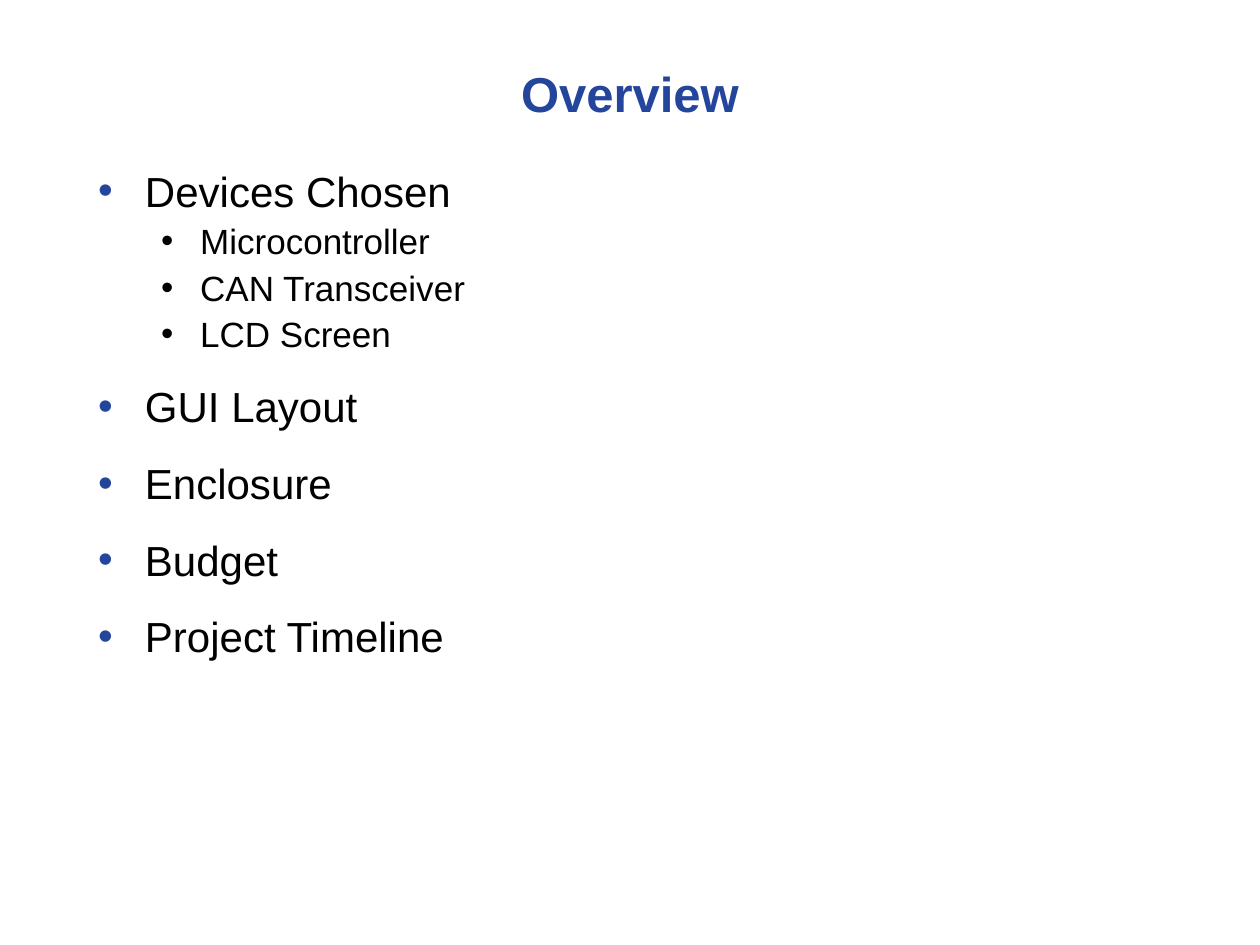
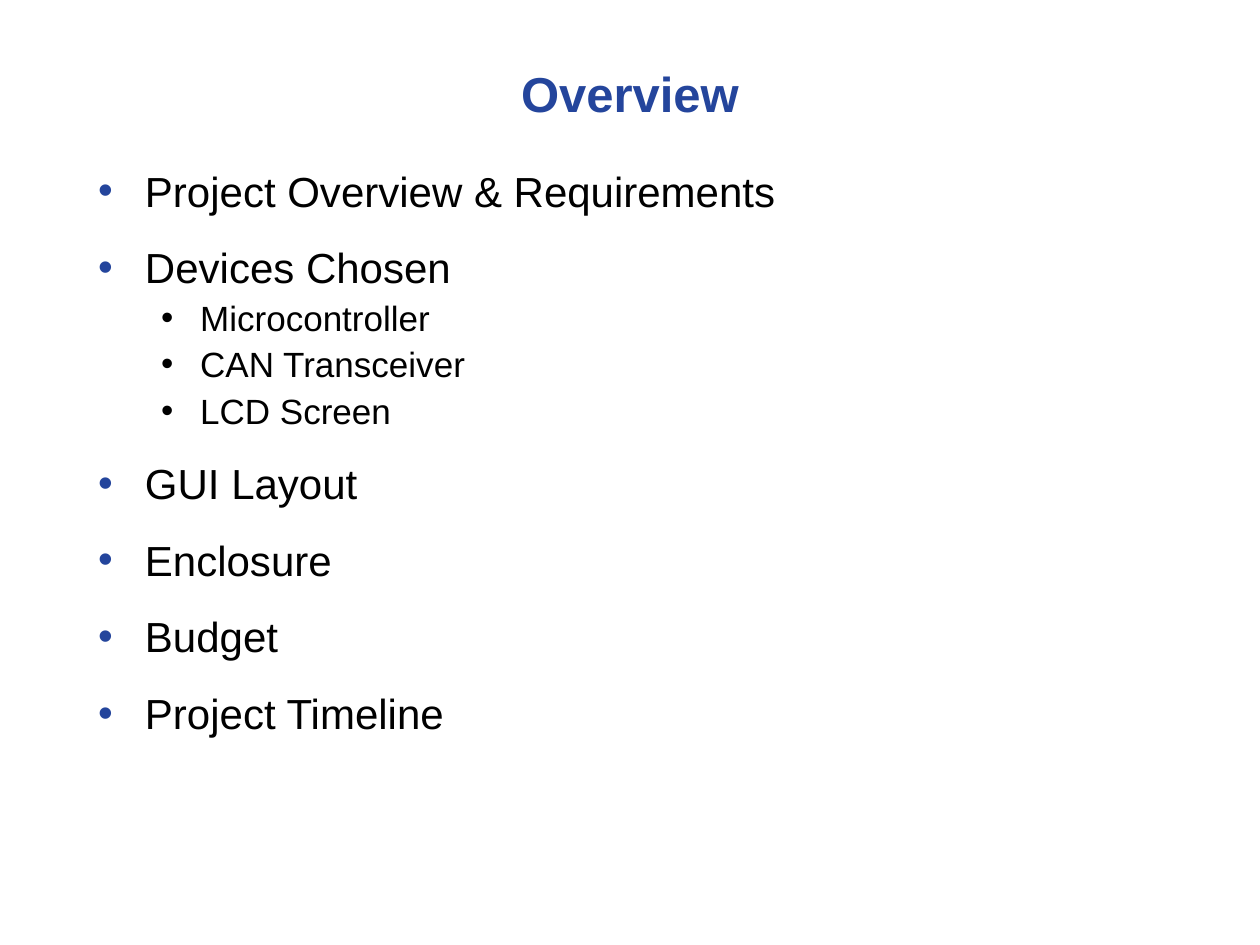
Before and after one commit to noahterickson/DigitalDash, a slide deck: slide 2 of Proposal/Project Proposal.ppt. Drawn at 1260x945 pixels with LibreOffice and Linux fonts; fonts in the diff are those of the drawing; background and template pictures are left out. Boxes give left, top, right and bottom in pixels: in the first picture for what was removed or moved away, otherwise in the second. Text is boxed around its words. In the diff, an @@ line names an element or a change of style, - is before the commit and + after.

Commit message:
Added project requirement slides

```diff
--- a/Proposal/Project Proposal.ppt
+++ b/Proposal/Project Proposal.ppt
@@ text at (x1=145, y1=176, x2=775, y2=215): paragraph added @@
+• Project Overview & Requirements
```
Also in this commit, not shown: 1 other slide changed, 3 slides added, 5 other files.
